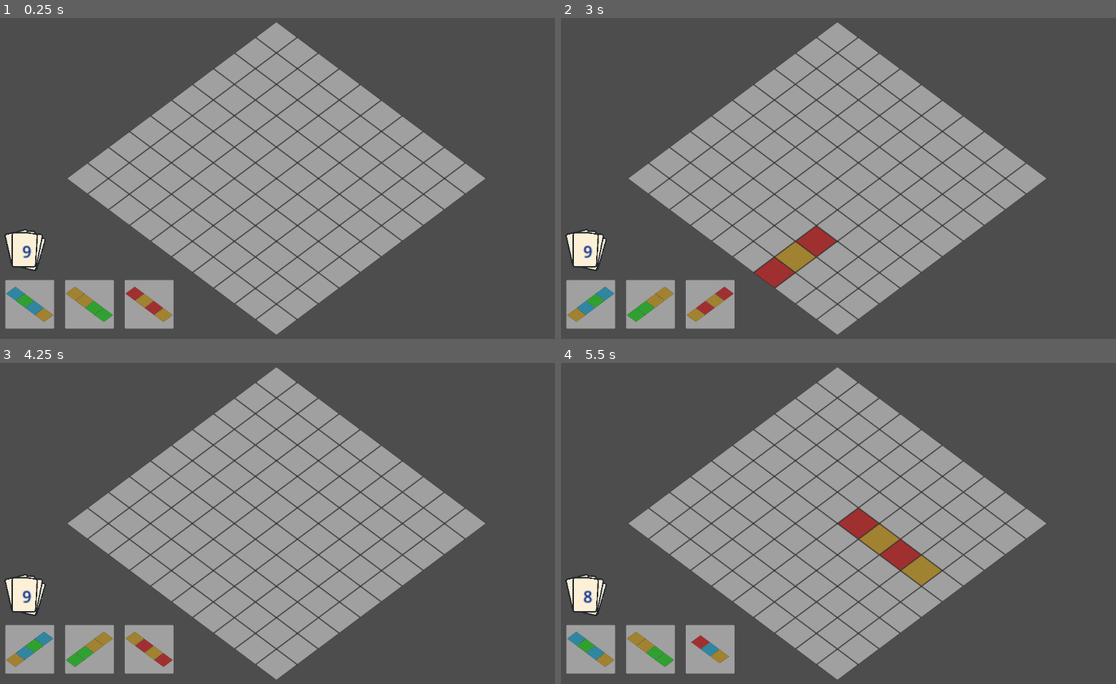
Above: before the commit, frames 1-4 (two rows, left to right).
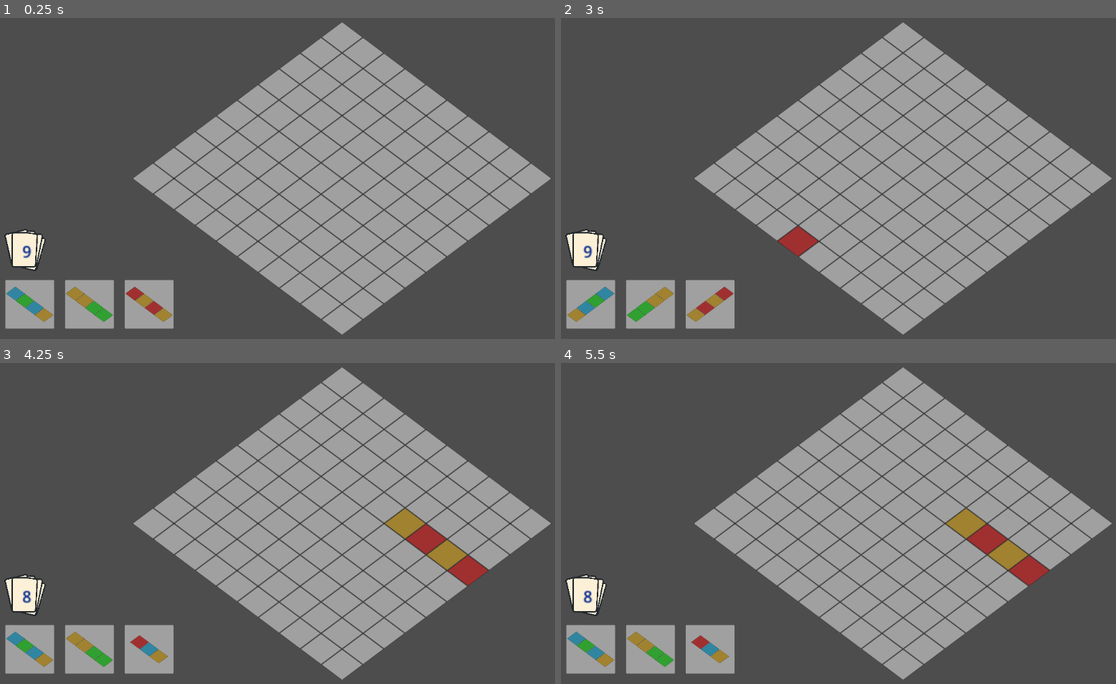
Above: after the commit, the same moments.

Repository: Suruks/Deck-and-Districts-Godot
Game: Godot game, scene res://main.tscn
Same seed, same stepped clock (60 frames per second), same inputs: the game is played once before the commit and once after it.
Inputs (mouse positions are in pixels of both pictures, inside the frame that each line leads up to):
- Up to frame 1 (0.25 s): no input
- Up to frame 2 (3 s): tap Enter at 0.5, 2 s; move the mouse to (588, 303) at 0.52 s; tap R every 0.75 s from 0.6 to 2.85 s; click (588, 303) at 0.67 s; tap Space at 1.25, 2.75 s; move the mouse to (649, 303) at 1.27 s; click (649, 303) at 1.42 s; move the mouse to (710, 303) at 2.02 s; click (710, 303) at 2.17 s; move the mouse to (810, 242) at 2.77 s; click (810, 242) at 2.92 s
- Up to frame 3 (4.25 s): tap Enter at 3.5 s; move the mouse to (449, 571) at 3.52 s; tap R at 3.6 s; click (449, 571) at 3.67 s
- Up to frame 4 (5.5 s): tap Space at 4.25 s; move the mouse to (666, 475) at 4.27 s; tap R at 4.35, 5.1 s; click (666, 475) at 4.42 s; move the mouse to (866, 523) at 5.02 s; click (866, 523) at 5.17 s

The runs differ from the first frame. In frame 1, 26% of the frame differs, in the area x 12-100%, y 1-99%; in frame 2, 26%; in frame 3, 28%, in the area x 1-100%, y 1-99%; in frame 4, 27%.

Commit message:
Update main.gd

Diff:
--- a/main.gd
+++ b/main.gd
@@ -52,7 +52,7 @@
 	cam.zoom = Vector2(0.66, 0.66)
 	add_child(cam)
 	cam.make_current()
-	cam.position = grid_to_screen(grid_size/2 - 0.5, grid_size/2 - 0.5)
+	cam.position = grid_to_screen(grid_size/2 - 0.5, grid_size/2 - 0.5) + Vector2(-200, 0)
 
 	# --- Генерация руки ---
 	setup_hand()
